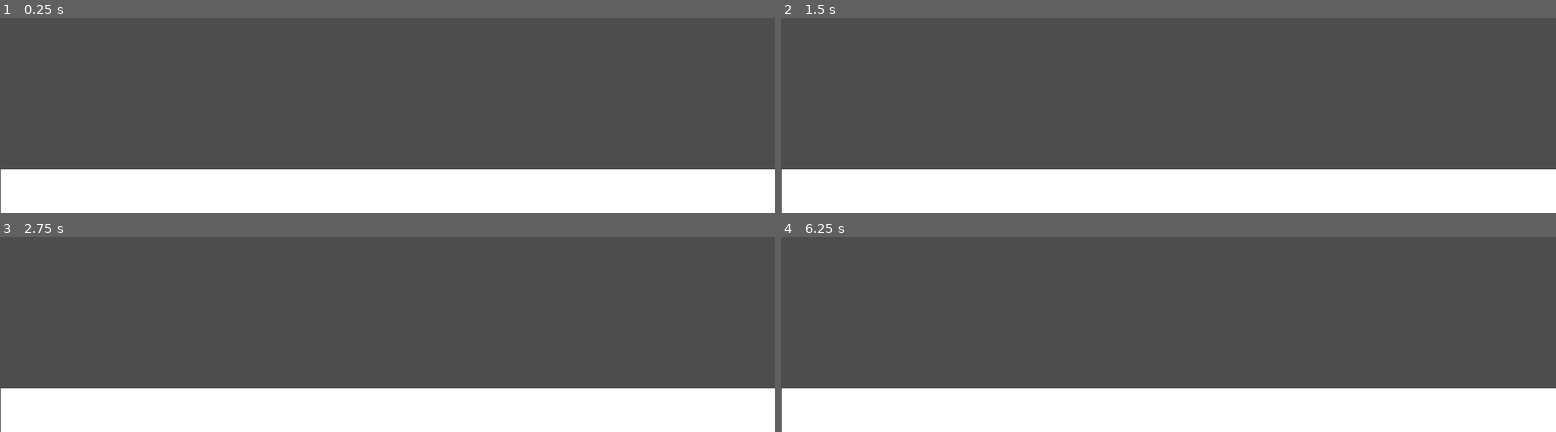
Above: before the commit, frames 1-4 (two rows, left to right).
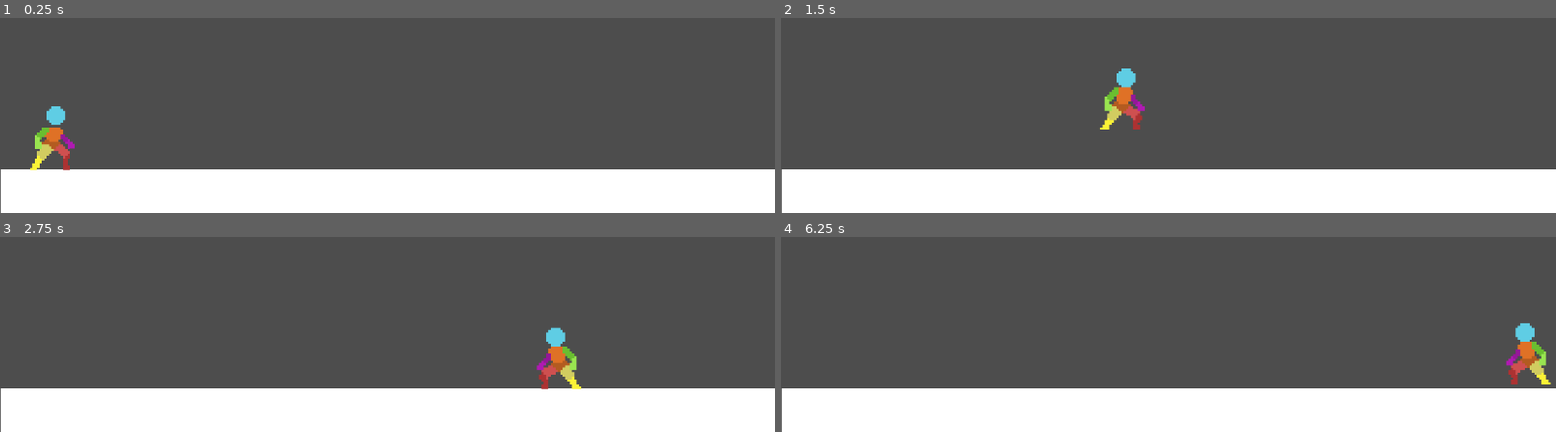
Above: after the commit, the same moments.

Repository: Vincccccccc/2d-jump-n-run
Game: Godot game, scene res://scenes/main.tscn
The game is run twice, just before and just after one commit, with the same random seed, the same clock (stepped at 60 frames per second) and the same inputs.
Inputs:
- Up to frame 1 (0.25 s): no input
- Up to frame 2 (1.5 s): hold Space (jump) 0.53-1.28 s; hold D (run_right) from 0.53 s (still down); tap Space (jump) at 1.35 s
- Up to frame 3 (2.75 s): tap Space (jump) at 1.52, 1.82 s; release D (run_right) at 2.03 s; hold A (run_left) from 2.03 s (still down); hold Space (jump) from 2.03 s (still down)
- Up to frame 4 (6.25 s): tap Enter at 2.75, 5 s; release A (run_left) at 2.78 s; release Space (jump) at 2.78 s; hold D (run_right) 2.78-4.28 s; tap Space (jump) at 2.85, 3.02, 3.32, 4.35, 4.52, 4.82, 5.85, 6.02 s; hold Space (jump) 3.53-4.28 s; hold A (run_left) 4.28-5.03 s; hold D (run_right) 5.03-5.78 s; hold Space (jump) 5.03-5.78 s; hold A (run_left) from 5.78 s (still down)

The runs differ from the first frame. In frame 1, 0.9% of the frame differs, in the area x 3-10%, y 45-79%; in frame 2, 0.9%; in frame 3, 0.9%, in the area x 69-75%, y 46-79%; in frame 4, 0.9%.

Commit message:
animation tree added

Diff:
--- a/new platformer project/Move.gd
+++ b/new platformer project/Run.gd
@@ -1,4 +1,7 @@
 extends PlayerState
+
+func Enter(msg:={}):
+	animation_tree.set("parameters/Ground/transition_request", "Run")
 
 func Handle_input(event):
 
@@ -11,6 +14,7 @@
 		player.jump_timer = 0.0
 		print("jump buff")
 		state_machine.transition_to("Jump")
+
 	if !Input.is_action_pressed("run_left") and !Input.is_action_pressed("run_right"):
 		state_machine.transition_to("Idle")
 
--- a/new platformer project/scenes/Fall.gd
+++ b/new platformer project/scenes/Fall.gd
@@ -1,6 +1,7 @@
 extends PlayerState
 
-
+func Enter(msg:={}):
+	animation_tree.set("parameters/Air/transition_request", "Fall")
 
 func Handle_input(event):
 	if event.is_action_pressed("jump"):
@@ -13,7 +14,7 @@
 		if player.velocity.x == 0:
 			state_machine.transition_to("Idle")
 		else:
-			state_machine.transition_to("Move")
+			state_machine.transition_to("Run")
 
 	player.velocity.y += player.fall_gravity * delta
 
--- a/new platformer project/scenes/Jump.gd
+++ b/new platformer project/scenes/Jump.gd
@@ -4,6 +4,7 @@
 
 func Enter(msg:= {}):
 	player.velocity.y = player.jump_velocity
+	animation_tree.set("parameters/Air/transition_request", "Jump")
 
 func Physics_update(delta):
 
--- a/new platformer project/scenes/player.tscn
+++ b/new platformer project/scenes/player.tscn
@@ -1,12 +1,14 @@
-[gd_scene load_steps=39 format=3 uid="uid://dgqlrmpisjvor"]
+[gd_scene load_steps=57 format=3 uid="uid://dgqlrmpisjvor"]
 
 [ext_resource type="Script" path="res://scripts/player.gd" id="1_vqisy"]
 [ext_resource type="Texture2D" uid="uid://cqko5o0hu2ijk" path="res://SpriteSheetsPlayer/Player Crouch-Idle 48x48.png" id="2_66fkx"]
+[ext_resource type="Texture2D" uid="uid://d0vqit85sig05" path="res://SpriteSheetsPlayer/player jump 48x48.png" id="3_frxxf"]
 [ext_resource type="Texture2D" uid="uid://qqmxa2hjo63a" path="res://SpriteSheetsPlayer/Character Idle 48x48.png" id="3_yqyuh"]
 [ext_resource type="Script" path="res://scripts/PlayerStateMachine.gd" id="4_a32xq"]
+[ext_resource type="Texture2D" uid="uid://cfvfb4mxkno0c" path="res://SpriteSheetsPlayer/run cycle 48x48.png" id="4_ah45a"]
 [ext_resource type="Script" path="res://scripts/Idle.gd" id="5_ja0ug"]
-[ext_resource type="Script" path="res://Move.gd" id="6_b2sgn"]
 [ext_resource type="Script" path="res://scenes/Fall.gd" id="7_k4fsy"]
+[ext_resource type="Script" path="res://Run.gd" id="7_rpwic"]
 [ext_resource type="Script" path="res://scenes/Jump.gd" id="8_q2mgm"]
 
 [sub_resource type="Animation" id="Animation_5jy60"]
@@ -37,6 +39,34 @@
 "values": ["Crouch_Idle"]
 }
 
+[sub_resource type="Animation" id="Animation_wr722"]
+length = 0.4
+loop_mode = 1
+tracks/0/type = "value"
+tracks/0/imported = false
+tracks/0/enabled = true
+tracks/0/path = NodePath("AnimatedSprite2D:frame")
+tracks/0/interp = 1
+tracks/0/loop_wrap = true
+tracks/0/keys = {
+"times": PackedFloat32Array(0, 0.2),
+"transitions": PackedFloat32Array(1, 1),
+"update": 1,
+"values": [0, 1]
+}
+tracks/1/type = "value"
+tracks/1/imported = false
+tracks/1/enabled = true
+tracks/1/path = NodePath("AnimatedSprite2D:animation")
+tracks/1/interp = 1
+tracks/1/loop_wrap = true
+tracks/1/keys = {
+"times": PackedFloat32Array(0),
+"transitions": PackedFloat32Array(1),
+"update": 1,
+"values": ["Fall"]
+}
+
 [sub_resource type="Animation" id="Animation_kghkx"]
 length = 1.25
 loop_mode = 1
@@ -65,10 +95,68 @@
 "values": ["Idle"]
 }
 
+[sub_resource type="Animation" id="Animation_med63"]
+loop_mode = 1
+tracks/0/type = "value"
+tracks/0/imported = false
+tracks/0/enabled = true
+tracks/0/path = NodePath("AnimatedSprite2D:frame")
+tracks/0/interp = 1
+tracks/0/loop_wrap = true
+tracks/0/keys = {
+"times": PackedFloat32Array(0),
+"transitions": PackedFloat32Array(1),
+"update": 1,
+"values": [0]
+}
+tracks/1/type = "value"
+tracks/1/imported = false
+tracks/1/enabled = true
+tracks/1/path = NodePath("AnimatedSprite2D:animation")
+tracks/1/interp = 1
+tracks/1/loop_wrap = true
+tracks/1/keys = {
+"times": PackedFloat32Array(0),
+"transitions": PackedFloat32Array(1),
+"update": 1,
+"values": ["Jump"]
+}
+
+[sub_resource type="Animation" id="Animation_kjcra"]
+length = 0.666667
+loop_mode = 1
+tracks/0/type = "value"
+tracks/0/imported = false
+tracks/0/enabled = true
+tracks/0/path = NodePath("AnimatedSprite2D:frame")
+tracks/0/interp = 1
+tracks/0/loop_wrap = true
+tracks/0/keys = {
+"times": PackedFloat32Array(0, 0.0833333, 0.166667, 0.25, 0.333333, 0.416667, 0.5, 0.583333),
+"transitions": PackedFloat32Array(1, 1, 1, 1, 1, 1, 1, 1),
+"update": 1,
+"values": [0, 1, 2, 3, 4, 5, 6, 7]
+}
+tracks/1/type = "value"
+tracks/1/imported = false
+tracks/1/enabled = true
+tracks/1/path = NodePath("AnimatedSprite2D:animation")
+tracks/1/interp = 1
+tracks/1/loop_wrap = true
+tracks/1/keys = {
+"times": PackedFloat32Array(0),
+"transitions": PackedFloat32Array(1),
+"update": 1,
+"values": ["Run"]
+}
+
 [sub_resource type="AnimationLibrary" id="AnimationLibrary_oh1xr"]
 _data = {
 "Crouch_Idle": SubResource("Animation_5jy60"),
-"Idle": SubResource("Animation_kghkx")
+"Fall": SubResource("Animation_wr722"),
+"Idle": SubResource("Animation_kghkx"),
+"Jump": SubResource("Animation_med63"),
+"Run": SubResource("Animation_kjcra")
 }
 
 [sub_resource type="AtlasTexture" id="AtlasTexture_qpvcv"]
@@ -111,6 +199,14 @@
 atlas = ExtResource("2_66fkx")
 region = Rect2(432, 0, 48, 48)
 
+[sub_resource type="AtlasTexture" id="AtlasTexture_wt8p3"]
+atlas = ExtResource("3_frxxf")
+region = Rect2(48, 0, 48, 48)
+
+[sub_resource type="AtlasTexture" id="AtlasTexture_h1ql6"]
+atlas = ExtResource("3_frxxf")
+region = Rect2(96, 0, 48, 48)
+
 [sub_resource type="AtlasTexture" id="AtlasTexture_064k1"]
 atlas = ExtResource("3_yqyuh")
 region = Rect2(0, 0, 48, 48)
@@ -150,6 +246,42 @@
 [sub_resource type="AtlasTexture" id="AtlasTexture_t1cwy"]
 atlas = ExtResource("3_yqyuh")
 region = Rect2(432, 0, 48, 48)
+
+[sub_resource type="AtlasTexture" id="AtlasTexture_lgqda"]
+atlas = ExtResource("3_frxxf")
+region = Rect2(0, 0, 48, 48)
+
+[sub_resource type="AtlasTexture" id="AtlasTexture_y1hup"]
+atlas = ExtResource("4_ah45a")
+region = Rect2(0, 0, 48, 48)
+
+[sub_resource type="AtlasTexture" id="AtlasTexture_vid6r"]
+atlas = ExtResource("4_ah45a")
+region = Rect2(48, 0, 48, 48)
+
+[sub_resource type="AtlasTexture" id="AtlasTexture_yh0fk"]
+atlas = ExtResource("4_ah45a")
+region = Rect2(96, 0, 48, 48)
+
+[sub_resource type="AtlasTexture" id="AtlasTexture_by4sw"]
+atlas = ExtResource("4_ah45a")
+region = Rect2(144, 0, 48, 48)
+
+[sub_resource type="AtlasTexture" id="AtlasTexture_rhsol"]
+atlas = ExtResource("4_ah45a")
+region = Rect2(192, 0, 48, 48)
+
+[sub_resource type="AtlasTexture" id="AtlasTexture_36fma"]
+atlas = ExtResource("4_ah45a")
+region = Rect2(240, 0, 48, 48)
+
+[sub_resource type="AtlasTexture" id="AtlasTexture_sn7oj"]
+atlas = ExtResource("4_ah45a")
+region = Rect2(288, 0, 48, 48)
+
+[sub_resource type="AtlasTexture" id="AtlasTexture_lac4l"]
+atlas = ExtResource("4_ah45a")
+region = Rect2(336, 0, 48, 48)
 
 [sub_resource type="SpriteFrames" id="SpriteFrames_6884d"]
 animations = [{
@@ -190,6 +322,17 @@
 }, {
 "frames": [{
 "duration": 1.0,
+"texture": SubResource("AtlasTexture_wt8p3")
+}, {
+"duration": 1.0,
+"texture": SubResource("AtlasTexture_h1ql6")
+}],
+"loop": true,
+"name": &"Fall",
+"speed": 5.0
+}, {
+"frames": [{
+"duration": 1.0,
 "texture": SubResource("AtlasTexture_064k1")
 }, {
 "duration": 1.0,
@@ -222,30 +365,98 @@
 "loop": true,
 "name": &"Idle",
 "speed": 8.0
+}, {
+"frames": [{
+"duration": 1.0,
+"texture": SubResource("AtlasTexture_lgqda")
+}],
+"loop": true,
+"name": &"Jump",
+"speed": 1.0
+}, {
+"frames": [{
+"duration": 1.0,
+"texture": SubResource("AtlasTexture_y1hup")
+}, {
+"duration": 1.0,
+"texture": SubResource("AtlasTexture_vid6r")
+}, {
+"duration": 1.0,
+"texture": SubResource("AtlasTexture_yh0fk")
+}, {
+"duration": 1.0,
+"texture": SubResource("AtlasTexture_by4sw")
+}, {
+"duration": 1.0,
+"texture": SubResource("AtlasTexture_rhsol")
+}, {
+"duration": 1.0,
+"texture": SubResource("AtlasTexture_36fma")
+}, {
+"duration": 1.0,
+"texture": SubResource("AtlasTexture_sn7oj")
+}, {
+"duration": 1.0,
+"texture": SubResource("AtlasTexture_lac4l")
+}],
+"loop": true,
+"name": &"Run",
+"speed": 12.0
 }]
 
-[sub_resource type="AnimationNodeAnimation" id="AnimationNodeAnimation_glk7c"]
-animation = &"Crouch_Idle"
-
-[sub_resource type="AnimationNodeAnimation" id="AnimationNodeAnimation_bihpn"]
+[sub_resource type="AnimationNodeTransition" id="AnimationNodeTransition_ve84v"]
+input_0/name = "Jump"
+input_0/auto_advance = false
+input_0/reset = true
+input_1/name = "Fall"
+input_1/auto_advance = false
+input_1/reset = true
+
+[sub_resource type="AnimationNodeAnimation" id="AnimationNodeAnimation_fehdw"]
+animation = &"Fall"
+
+[sub_resource type="AnimationNodeTransition" id="AnimationNodeTransition_8lgu5"]
+input_0/name = "Idle"
+input_0/auto_advance = false
+input_0/reset = true
+input_1/name = "Run"
+input_1/auto_advance = false
+input_1/reset = true
+
+[sub_resource type="AnimationNodeAnimation" id="AnimationNodeAnimation_lm2sj"]
 animation = &"Idle"
 
-[sub_resource type="AnimationNodeStateMachineTransition" id="AnimationNodeStateMachineTransition_5dv8h"]
-advance_mode = 2
-
-[sub_resource type="AnimationNodeStateMachineTransition" id="AnimationNodeStateMachineTransition_e0usq"]
-advance_mode = 2
-
-[sub_resource type="AnimationNodeStateMachineTransition" id="AnimationNodeStateMachineTransition_e8mxx"]
-advance_mode = 2
-
-[sub_resource type="AnimationNodeStateMachine" id="AnimationNodeStateMachine_0l4tg"]
-states/Crouch_Idle/node = SubResource("AnimationNodeAnimation_glk7c")
-states/Crouch_Idle/position = Vector2(644, 100)
-states/Idle/node = SubResource("AnimationNodeAnimation_bihpn")
-states/Idle/position = Vector2(227, 113)
-states/Start/position = Vector2(102, 113)
-transitions = ["Idle", "Crouch_Idle", SubResource("AnimationNodeStateMachineTransition_5dv8h"), "Start", "Idle", SubResource("AnimationNodeStateMachineTransition_e0usq"), "Crouch_Idle", "End", SubResource("AnimationNodeStateMachineTransition_e8mxx")]
+[sub_resource type="AnimationNodeAnimation" id="AnimationNodeAnimation_78tep"]
+animation = &"Jump"
+
+[sub_resource type="AnimationNodeAnimation" id="AnimationNodeAnimation_mapau"]
+animation = &"run"
+
+[sub_resource type="AnimationNodeTransition" id="AnimationNodeTransition_nxp4i"]
+input_0/name = "Air"
+input_0/auto_advance = false
+input_0/reset = true
+input_1/name = "Ground"
+input_1/auto_advance = false
+input_1/reset = true
+
+[sub_resource type="AnimationNodeBlendTree" id="AnimationNodeBlendTree_euw85"]
+graph_offset = Vector2(-337.667, 150.706)
+nodes/Air/node = SubResource("AnimationNodeTransition_ve84v")
+nodes/Air/position = Vector2(-220, -220)
+nodes/Fall/node = SubResource("AnimationNodeAnimation_fehdw")
+nodes/Fall/position = Vector2(-440, -140)
+nodes/Ground/node = SubResource("AnimationNodeTransition_8lgu5")
+nodes/Ground/position = Vector2(-180, 600)
+nodes/Idle/node = SubResource("AnimationNodeAnimation_lm2sj")
+nodes/Idle/position = Vector2(-440, 580)
+nodes/Jump/node = SubResource("AnimationNodeAnimation_78tep")
+nodes/Jump/position = Vector2(-440, -300)
+nodes/Run/node = SubResource("AnimationNodeAnimation_mapau")
+nodes/Run/position = Vector2(-440, 700)
+nodes/in_air_state/node = SubResource("AnimationNodeTransition_nxp4i")
+nodes/in_air_state/position = Vector2(100, 240)
+node_connections = [&"output", 0, &"in_air_state", &"in_air_state", 0, &"Air", &"in_air_state", 1, &"Ground", &"Air", 0, &"Jump", &"Air", 1, &"Fall", &"Ground", 0, &"Idle", &"Ground", 1, &"Run"]
 
 [node name="Player" type="CharacterBody2D"]
 position = Vector2(153, 370)
@@ -257,6 +468,7 @@
 polygon = PackedVector2Array(-10, 13, 7, 13, 2, 1, 5, -14, 3, -16, -1, -16, -3, -12, -8, -3, -7, 5)
 
 [node name="AnimationPlayer" type="AnimationPlayer" parent="."]
+speed_scale = 0.0
 libraries = {
 "": SubResource("AnimationLibrary_oh1xr")
 }
@@ -265,18 +477,19 @@
 texture_filter = 1
 position = Vector2(-6.85715, -16)
 sprite_frames = SubResource("SpriteFrames_6884d")
-animation = &"Crouch_Idle"
-frame = 6
-
-[node name="PlayerStateMachine" type="Node" parent="."]
+animation = &"Idle"
+frame = 5
+
+[node name="PlayerStateMachine" type="Node" parent="." node_paths=PackedStringArray("animation_tree")]
 script = ExtResource("4_a32xq")
 initial_state = NodePath("Idle")
+animation_tree = NodePath("../AnimationTree")
 
 [node name="Idle" type="Node" parent="PlayerStateMachine"]
 script = ExtResource("5_ja0ug")
 
-[node name="Move" type="Node" parent="PlayerStateMachine"]
-script = ExtResource("6_b2sgn")
+[node name="Run" type="Node" parent="PlayerStateMachine"]
+script = ExtResource("7_rpwic")
 
 [node name="Fall" type="Node" parent="PlayerStateMachine"]
 script = ExtResource("7_k4fsy")
@@ -297,8 +510,17 @@
 wait_time = 0.1
 
 [node name="AnimationTree" type="AnimationTree" parent="."]
-tree_root = SubResource("AnimationNodeStateMachine_0l4tg")
+tree_root = SubResource("AnimationNodeBlendTree_euw85")
 anim_player = NodePath("../AnimationPlayer")
 active = true
+parameters/Air/current_state = "Jump"
+parameters/Air/transition_request = ""
+parameters/Air/current_index = 0
+parameters/Ground/current_state = "Idle"
+parameters/Ground/transition_request = ""
+parameters/Ground/current_index = 0
+parameters/in_air_state/current_state = "Ground"
+parameters/in_air_state/transition_request = ""
+parameters/in_air_state/current_index = 1
 
 [connection signal="timeout" from="jump_buff" to="." method="_on_jump_buff_timeout"]
--- a/new platformer project/scripts/Idle.gd
+++ b/new platformer project/scripts/Idle.gd
@@ -1,14 +1,18 @@
 extends PlayerState
+
+func Enter(msg:={}):
+	animation_tree.set("parameters/Ground/transition_request", "Idle")
 
 func Handle_input(event):
 	if event.is_action_pressed("run_left") or event.is_action_pressed("run_right"):
 
-		state_machine.transition_to("Move")
+		state_machine.transition_to("Run")
 	if event.is_action_pressed("jump"):
 		player.jump_timer = 0.0
 		state_machine.transition_to("Jump")
 
 func Physics_update(delta):
+
 	if player.jump_buff:
 		player.jump_timer = 0.0
 		print("jump buff")
--- a/new platformer project/scripts/PlayerStateMachine.gd
+++ b/new platformer project/scripts/PlayerStateMachine.gd
@@ -2,13 +2,14 @@
 
 @export var initial_state: NodePath
 @onready var current_state: State = get_node(initial_state)
-
+@export var animation_tree: AnimationTree
 var current_state_name = "Idle"
 
 func _ready():
 	await owner.ready
 	for child in get_children():
 		child.state_machine = self
+		child.animation_tree = animation_tree
 
 func _unhandled_input(event):
 	current_state.Handle_input(event)
--- a/new platformer project/scripts/player.gd
+++ b/new platformer project/scripts/player.gd
@@ -3,7 +3,7 @@
 
 @onready var label = $Label
 @onready var state_machine = $PlayerStateMachine
-
+@onready var animation_tree = $AnimationTree
 
 var jump_time_to_peak = 0.22
 var jump_time_to_descent = 0.18
@@ -22,12 +22,18 @@
 @onready var jump_gravity : float = ((-2.0 * jump_height) / (jump_time_to_peak * jump_time_to_peak)) * -1.0
 @onready var fall_gravity : float = ((-2.0 * jump_height) / (jump_time_to_descent * jump_time_to_descent)) * -1.0
 @onready var jump_buff_timer = $jump_buff
+@onready var animated_sprite = $AnimatedSprite2D
 
-
-
+func _ready():
+	animation_tree.set_active(true)
+	print(animation_tree)
 
 func _physics_process(_delta):
 
+	if Input.is_action_just_pressed("run_left"):
+		animated_sprite.flip_h = true
+	elif Input.is_action_just_pressed("run_right"):
+		animated_sprite.flip_h = false
 	label.text = state_machine.current_state_name
 	direction = Input.get_axis("run_left", "run_right")
 	move_and_slide()
--- a/new platformer project/scripts/player_state.gd
+++ b/new platformer project/scripts/player_state.gd
@@ -2,6 +2,7 @@
 class_name PlayerState
 
 var player: Player
+var animation_tree: AnimationTree
 
 func _ready():
 	await owner.ready
